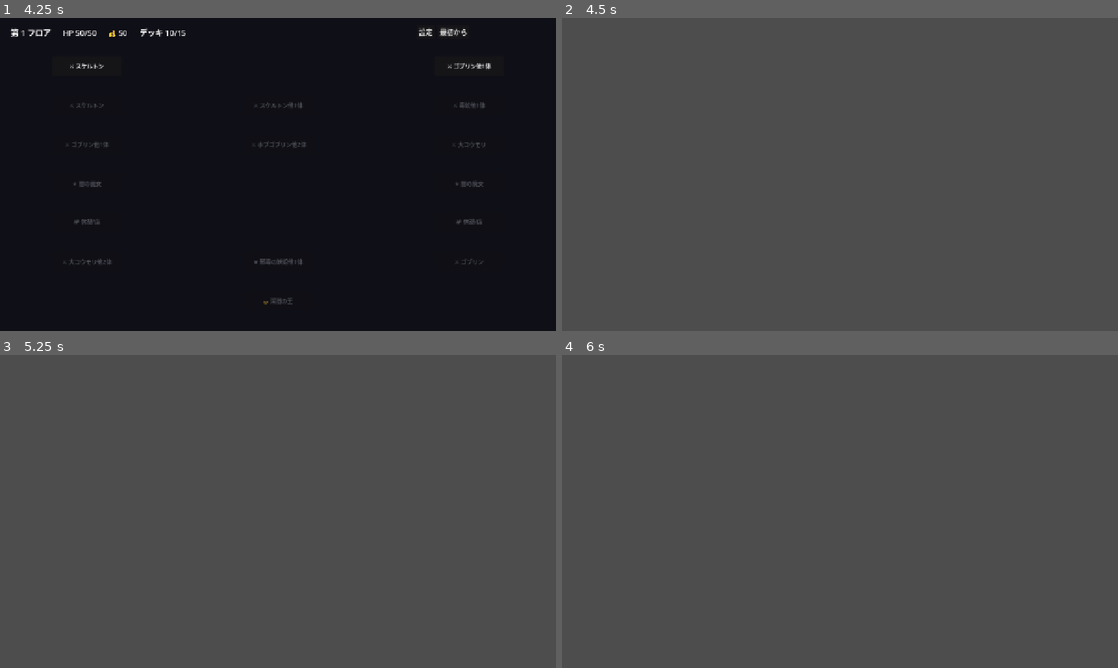
Above: before the commit, frames 1-4 (two rows, left to right).
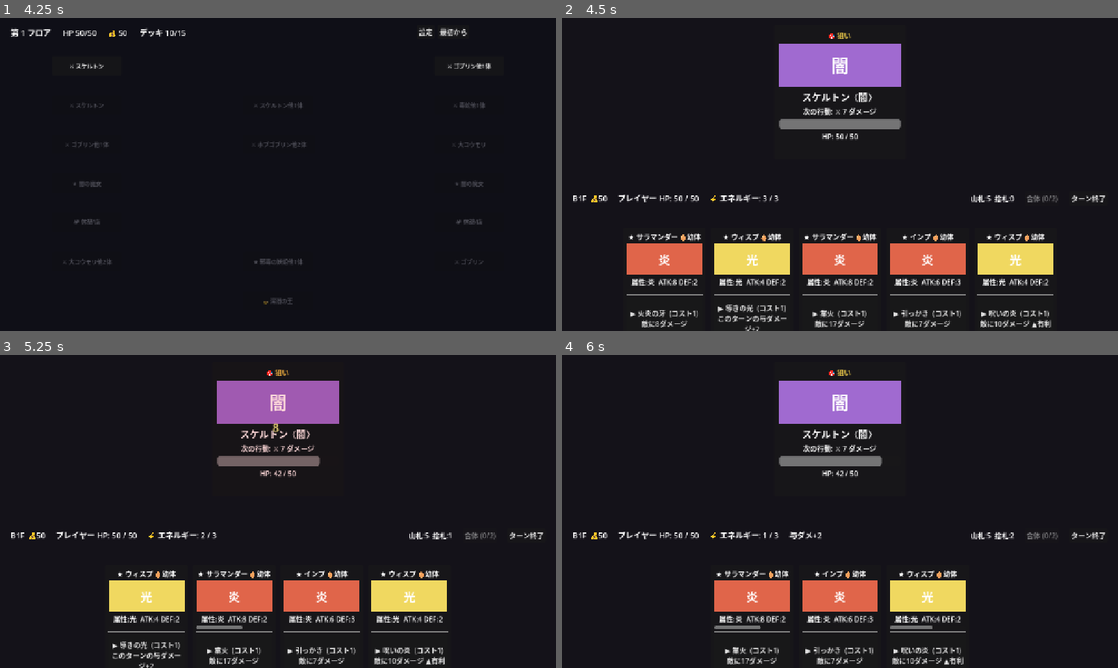
Above: after the commit, the same moments.

Repository: bakery48/mortal-pact
Game: Godot game, scene res://scenes/ui/title.tscn
Same seed, same stepped clock (60 frames per second), same inputs: the game is played once before the commit and once after it.
Inputs (mouse positions are in pixels of both pictures, inside the frame that each line leads up to):
- Up to frame 1 (4.25 s): click "はじめから" at 0.5 s; click "設定" at 1.25 s; click "フルスクリーン" at 2 s; click "戻る" at 2.75 s; click "最初から" at 3.5 s
- Up to frame 2 (4.5 s): click "⚔ スケルトン" at 4.25 s
- Up to frame 3 (5.25 s): click (100, 655) at 5 s, where only the run after the commit has a clickable "▶ 火炎の牙 (コスト1) 敵に8ダメージ"
- Up to frame 4 (6 s): click (706, 655) at 5.75 s, where only the run after the commit has a clickable "▶ 導きの光 (コスト1) このターンの与ダメージ+2"

Frame 1 is identical in both runs. In frame 2, 99% of the frame differs, in the area x 0-100%, y 0-100%; in frame 3, 99%; in frame 4, 99%.
Error before the commit: Parse Error: Cannot infer the type of "et" variable because the value doesn't have a set type. (res://scenes/battle/battle_manager.gd:359)

Commit message:
敵ターンのループ変数を型付けしてVariant推論エラーを修正
- enemies.duplicate() は型が落ちるため for e: EnemyUI と明示
- e.status.tick_turn()/take_fixed/execute の戻り型推論エラーを解消

https://claude.ai/code/session_01SGpNd8xjjtE9S1hYpNHnwi

Diff:
--- a/scenes/battle/battle_manager.gd
+++ b/scenes/battle/battle_manager.gd
@@ -352,7 +352,7 @@
 
 func _enemy_turn() -> void:
 	# 各敵が順番に行動する。
-	for e in enemies.duplicate():
+	for e: EnemyUI in enemies.duplicate():
 		if not is_instance_valid(e) or e not in enemies:
 			continue
 		# 状態異常（毒ダメージ・再生回復）。
